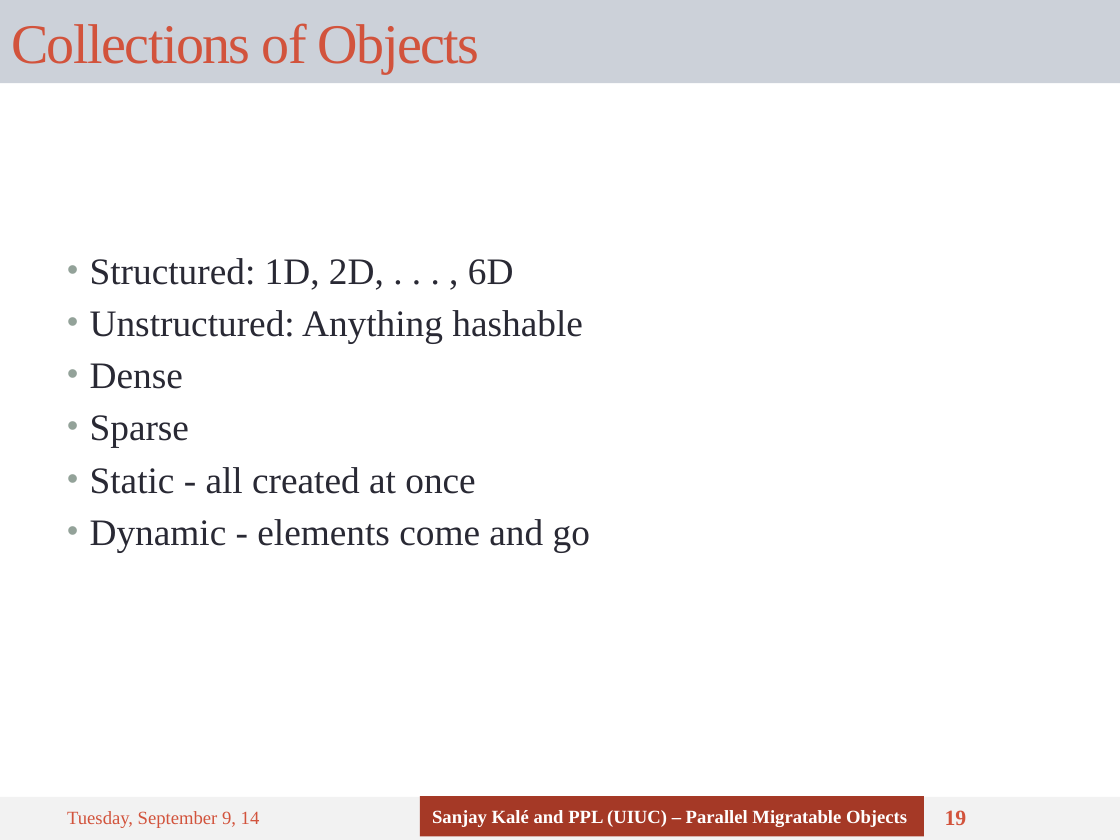
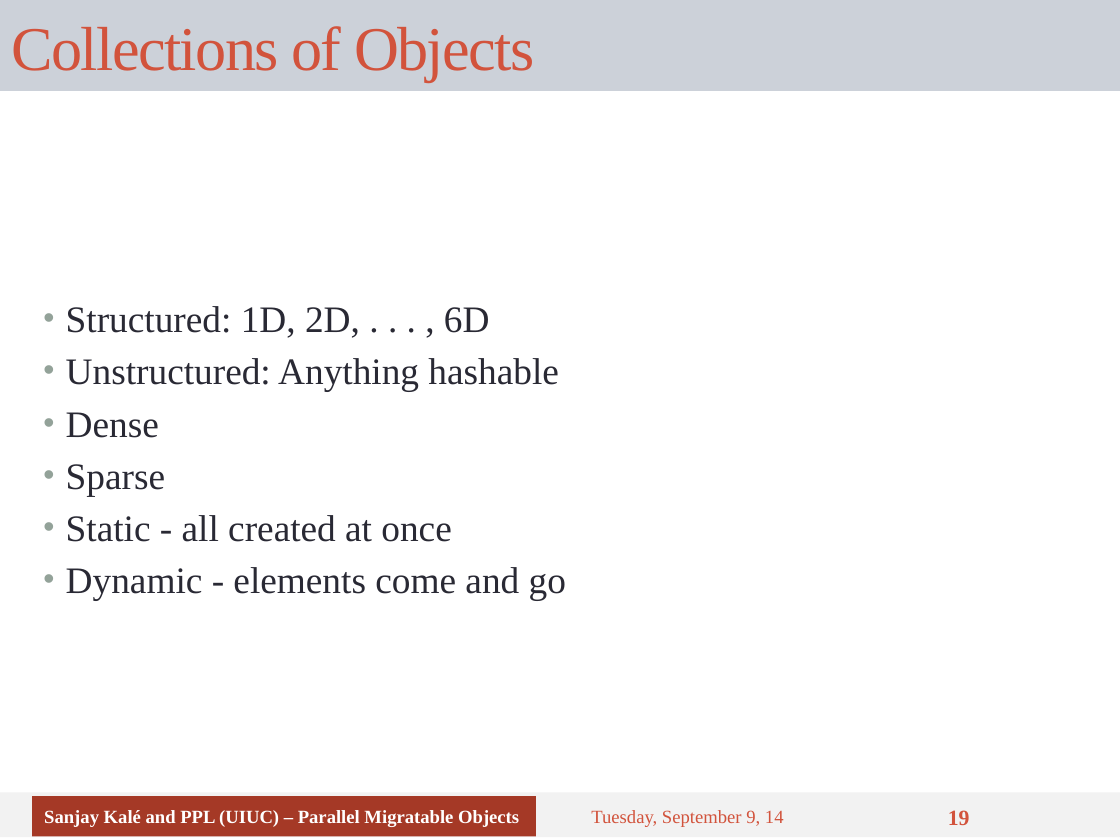
Before and after one commit to UIUC-PPL/charm_tutorial, a slide deck: slide 19 of tutorial-04-charm_basics.pptx. Drawn at 1120x840 pixels with LibreOffice and Linux fonts; fonts in the diff are those of the drawing. Boxes give left, top, right and bottom in pixels: in the first picture for what was removed or moved away, otherwise in the second. Text is boxed around its words. In the diff, an @@ line names an element or a change of style, - is before the commit and + after.

```diff
--- a/tutorial-04-charm_basics.pptx
+++ b/tutorial-04-charm_basics.pptx
@@ title "Collections of Objects": place and size @@
-title "Collections of Objects" at box(0, 0, 1120, 83)
+title "Collections of Objects" at box(0, 0, 1120, 91)
@@ title "Collections of Objects" at box(0, 0, 1120, 91): size 36 to 40 pt @@
@@ text "Structured: 1D, 2D, . . ...": place and size @@
-text "Structured: 1D, 2D, . . ..." at box(90, 258, 590, 552)
+text "Structured: 1D, 2D, . . ..." at box(66, 306, 566, 601)
@@ text "Structured: 1D, 2D, . . ..." at box(66, 306, 566, 601): vertical alignment top to middle @@
@@ rectangle: place and size @@
-rectangle at box(0, 797, 1120, 840)
+rectangle at box(0, 793, 1120, 838)
@@ rectangle "Sanjay Kalé and PPL (UIUC) ...": place and size @@
-rectangle "Sanjay Kalé and PPL (UIUC) ..." at box(420, 796, 924, 837)
+rectangle "Sanjay Kalé and PPL (UIUC) ..." at box(32, 796, 536, 837)
@@ text "Tuesday, September 9, 14": place and size @@
-text "Tuesday, September 9, 14" at box(67, 811, 260, 828)
+text "Tuesday, September 9, 14" at box(591, 810, 784, 827)
```
Also in this commit, not shown: 35 other slides changed.
